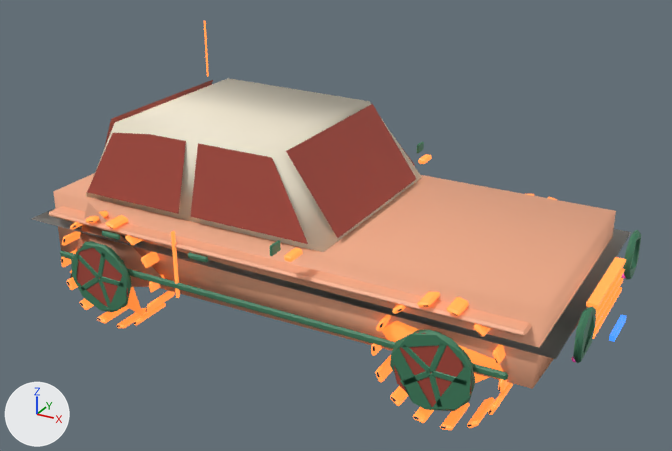
Before and after pictures for a commit that changed the glTF model public/models/lod2/car.glb.
Both versions are drawn from a camera (50 mm lens) standing at (3.053, -5.424, 3.426) and looking at (0.101, -0.058, 0.743). The lights are fixed; the arrows at lower left show +X, +Y and +Z. The first picture is the older version. Where no turn or scale is listed for an object, it has been applied to the vertices. Vertices at exactly the same position are counted once.

The first picture shows 'car'.
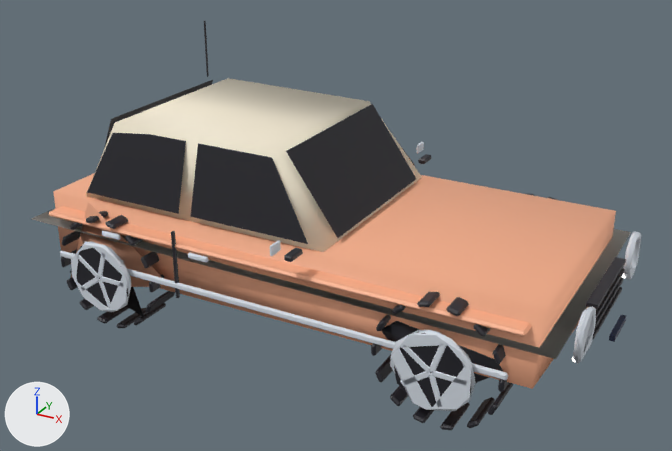
What changed in the scene script:
```text
Change me_car_006:
    where me_car_006.from_pydata(...)  # 2592 vertices, 4683 faces; spans x -2.14..2.14, y -1.13..1.13, z -0.97..0.97
    used by ob_car; location = (0.0, 0.0, 0.97)
    me_car_006 part 1
    me_car_006.vertices[798].co: (2.05, 0.77, -0.22) -> (2.05, 0.54, -0.45)  # not seen -> pixel (627, 280)
    me_car_006.vertices[799].co: (2.07, 0.72, -0.18) -> (2.07, 0.55, -0.44)  # pixel (641, 234) -> pixel (630, 278)
    me_car_006.vertices[800].co: (2.05, 0.67, -0.13) -> (2.07, 0.45, -0.32)  # pixel (637, 229) -> pixel (629, 268)
    me_car_006.vertices[801].co: (2.07, 0.55, -0.14) -> (2.05, 0.43, -0.29)  # pixel (636, 238) -> pixel (626, 264)
    me_car_006.vertices[802].co: (2.05, 0.51, -0.15) -> (2.07, 0.55, -0.14)  # pixel (631, 240) -> pixel (636, 238)
    me_car_006.vertices[803].co: (2.05, 0.43, -0.29) -> (2.05, 0.51, -0.15)  # pixel (626, 264) -> pixel (631, 240)
    me_car_006.vertices[804].co: (2.07, 0.45, -0.32) -> (2.05, 0.61, -0.12)  # pixel (629, 268) -> pixel (635, 231)
    me_car_006.vertices[805].co: (2.05, 0.51, -0.44) -> (2.07, 0.72, -0.18)  # pixel (626, 279) -> pixel (641, 234)
    me_car_006.vertices[806].co: (2.07, 0.55, -0.44) -> (2.05, 0.73, -0.17)  # pixel (630, 278) -> pixel (638, 232)
    me_car_006 part 2: 4657 kept faces spanning x -2.14..2.14, y -1.13..1.13, z -0.97..0.97 get new texture (UV) coordinates
```

Changed parts and their boxes (x1, y1, x2, y2) in the pictures (672 x 451 px; the box of a moved part takes in the faces that stretch with it):
part 1 of me_car_006, moved or reshaped
    before: (623, 230, 641, 280)
    after: (623, 231, 641, 280)
part 2 of me_car_006, surface changed (red to black)
    both: (59, 21, 641, 430)
